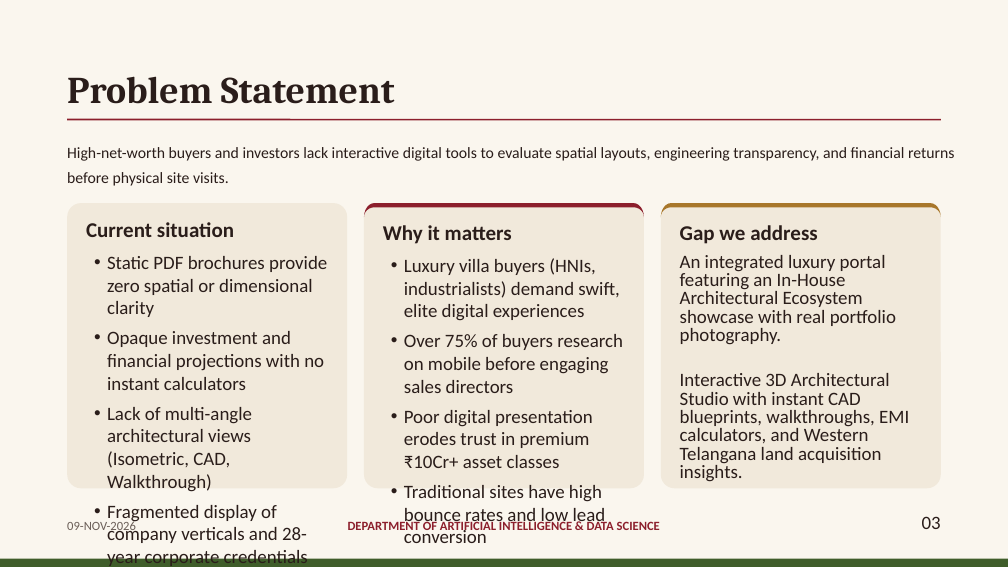
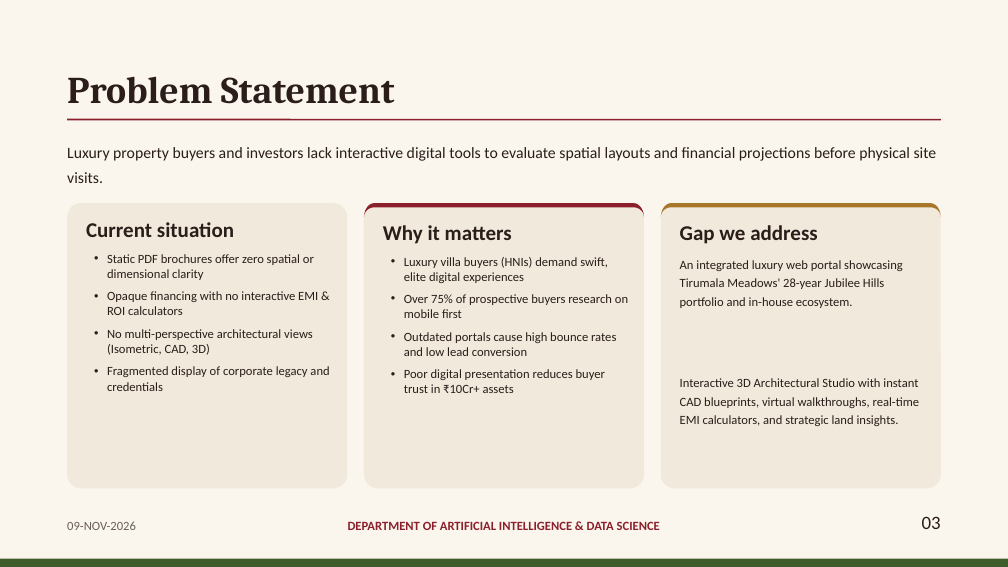
Before and after one commit to vroom0456/tirumala_meadows, a slide deck: slide 3 of Tirumala_Meadows_Internship_Presentation.pptx. Drawn at 1008x567 pixels with LibreOffice and Linux fonts; fonts in the diff are those of the drawing. Boxes give left, top, right and bottom in pixels: in the first picture for what was removed or moved away, otherwise in the second. Text is boxed around its words. In the diff, an @@ line names an element or a change of style, - is before the commit and + after.

Commit message:
style: Declutter slides 3, 5, 6, 7 and 8 for clean visual balance and readability

```diff
--- a/Tirumala_Meadows_Internship_Presentation.pptx
+++ b/Tirumala_Meadows_Internship_Presentation.pptx
@@ text at (67,147,937,183): text changed @@
-High-net-worth buyers and investors lack interactive digital tools to evaluate spatial layouts, engineering transparency, and financial returns before physical site visits.
+Luxury property buyers and investors lack interactive digital tools to evaluate spatial layouts and financial projections before physical site visits.
@@ text at (107,254,329,391): text changed; size 18 to 12 pt @@
-• Static PDF brochures provide zero spatial or dimensional clarity
-• Opaque investment and financial projections with no instant calculators
-• Lack of multi-angle architectural views (Isometric, CAD, Walkthrough)
-• Fragmented display of company verticals and 28-year corporate credentials
+• Static PDF brochures offer zero spatial or dimensional clarity
+• Opaque financing with no interactive EMI & ROI calculators
+• No multi-perspective architectural views (Isometric, CAD, 3D)
+• Fragmented display of corporate legacy and credentials
@@ text at (404,257,628,393): text changed; size 18 to 12 pt @@
-• Luxury villa buyers (HNIs, industrialists) demand swift, elite digital experiences
-• Over 75% of buyers research on mobile before engaging sales directors
-• Poor digital presentation erodes trust in premium ₹10Cr+ asset classes
-• Traditional sites have high bounce rates and low lead conversion
+• Luxury villa buyers (HNIs) demand swift, elite digital experiences
+• Over 75% of prospective buyers research on mobile first
+• Outdated portals cause high bounce rates and low lead conversion
+• Poor digital presentation reduces buyer trust in ₹10Cr+ assets
@@ text at (680,260,903,308): text changed; size 18 to 12 pt @@
-An integrated luxury portal featuring an In-House Architectural Ecosystem showcase with real portfolio photography.
+An integrated luxury web portal showcasing Tirumala Meadows' 28-year Jubilee Hills portfolio and in-house ecosystem.
@@ text at (680,378,920,426): text changed; size 18 to 12 pt @@
-Interactive 3D Architectural Studio with instant CAD blueprints, walkthroughs, EMI calculators, and Western Telangana land acquisition insights.
+Interactive 3D Architectural Studio with instant CAD blueprints, virtual walkthroughs, real-time EMI calculators, and strategic land insights.
```
Also in this commit, not shown: 5 other slides changed, 1 other file.
